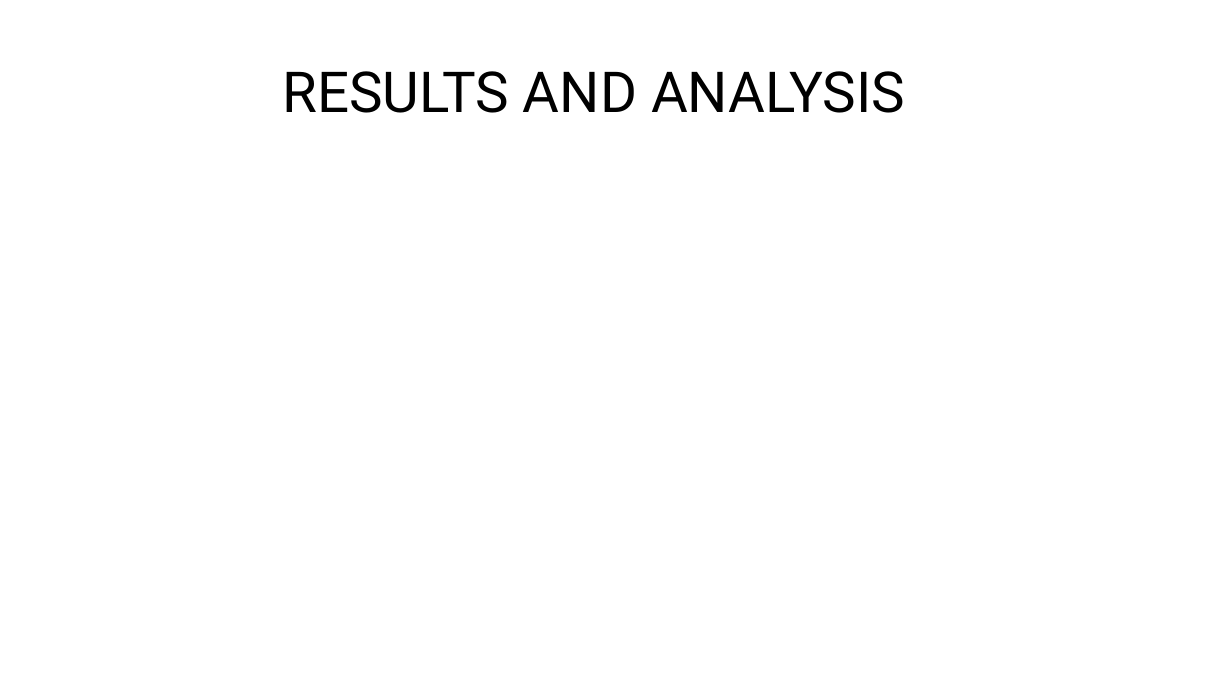
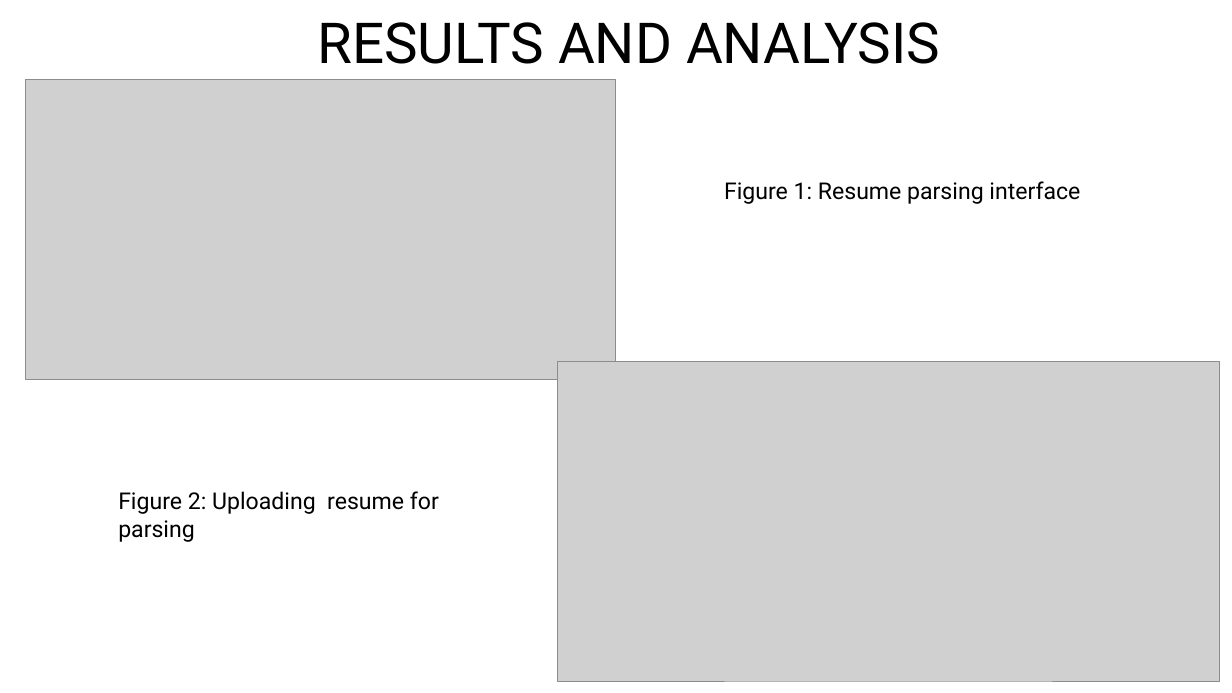
Before and after one commit to SujanaArikati/Repo1, a slide deck: slide 22 of Final_Internal_PPT.pptx. Drawn at 1232x693 pixels with LibreOffice and Linux fonts; fonts in the diff are those of the drawing; grey boxes stand for pictures. Boxes give left, top, right and bottom in pixels: in the first picture for what was removed or moved away, otherwise in the second. Text is boxed around its words. In the diff, an @@ line names an element or a change of style, - is before the commit and + after.

```diff
--- a/Final_Internal_PPT.pptx
+++ b/Final_Internal_PPT.pptx
@@ title "RESULTS AND ANALYSIS": place and size @@
-title "RESULTS AND ANALYSIS" at (282, 71, 905, 113)
+title "RESULTS AND ANALYSIS" at (318, 22, 940, 64)
@@ picture added at (25, 80, 616, 380) @@
@@ text added at (724, 181, 1080, 204), 18 pt, text #000000 @@
+Figure 1: Resume parsing interface
@@ picture added at (557, 362, 1219, 681) @@
@@ text added at (118, 491, 439, 542), 18 pt, text #000000 @@
+Figure 2: Uploading resume for parsing
```
Also in this commit, not shown: 1 other slide changed, 1 slide added.
